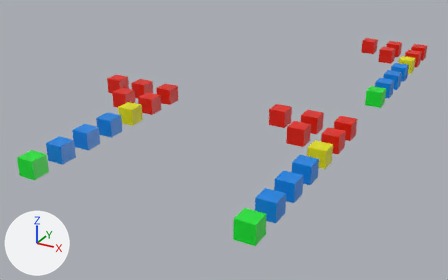
The Blender file tests/blend_export/blend/45545-relax-name-sanitization.blend as it was, and as the next commit left it.
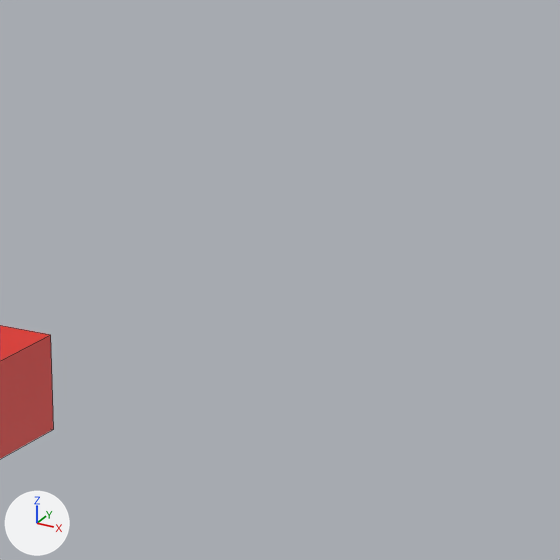
Old and new are each drawn whole from a 50 mm camera at (19.3, -69.5, 27.0) aimed at (-17.0, -3.5, -6.0) and again close up on the part from 38% to 57% of the width and 12% to 43% of the height. Every picture has the same lights, and +X, +Y and +Z are marked at lower left. The close-ups show mesh edges as thin lines.

The older version as bpy lines, for what is in view:
```python
me_cube_031 = bpy.data.meshes.new('Cube.031')
me_cube_031.from_pydata(...)  # a box spanning x -1.0..1.0, y -1.0..1.0, z -1.0..1.0
me_cube_031.materials.append(mat_outputshouldrenamenode)  # red #e71a00
ob_animated_disallowed_clashing_deep_tree = bpy.data.objects.new('Animated_Disallowed_Clashing_Deep_Tree_@', me_cube_031)
ob_animated_disallowed_clashing_deep_tree.location = (-24.0, -6.0, 0.0)
```
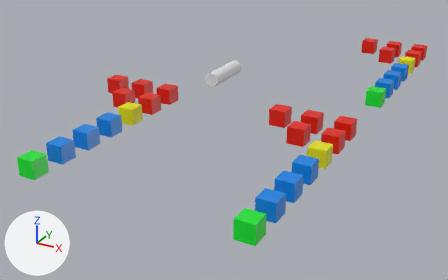
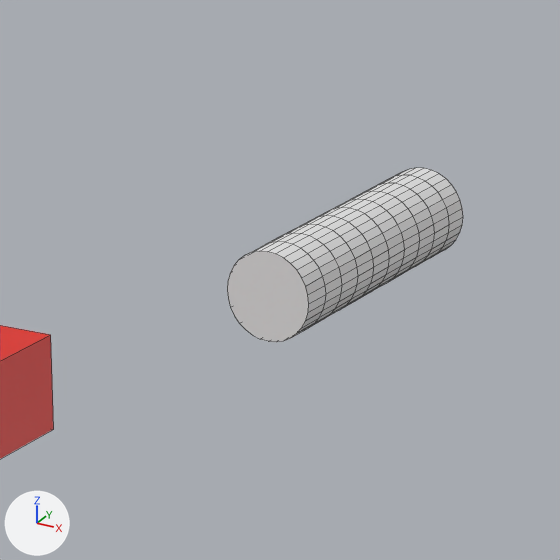
What changed in the scene script:
```text
Add me_cylinder:
    me_cylinder.from_pydata(...)  # 352 vertices, 322 faces; spans x -1.0..1.0, y -1.0..1.0, z -1.0..1.0
Add ob_cylinder:
    ob_cylinder = bpy.data.objects.new('Cylinder', me_cylinder)
    ob_cylinder.location = (-21.94, 5.37, 0.0)
    ob_cylinder.rotation_euler = (-1.571, 0.0, 0.0)  # degrees (-90, 0, 0)
    ob_cylinder.scale = (1.0, 1.0, 3.55)
```

Location of each change, [x1, y1, x2, y2] in pixels of the close-ups (560 x 560 px):
'Cylinder', added: after [227, 168, 463, 342]
